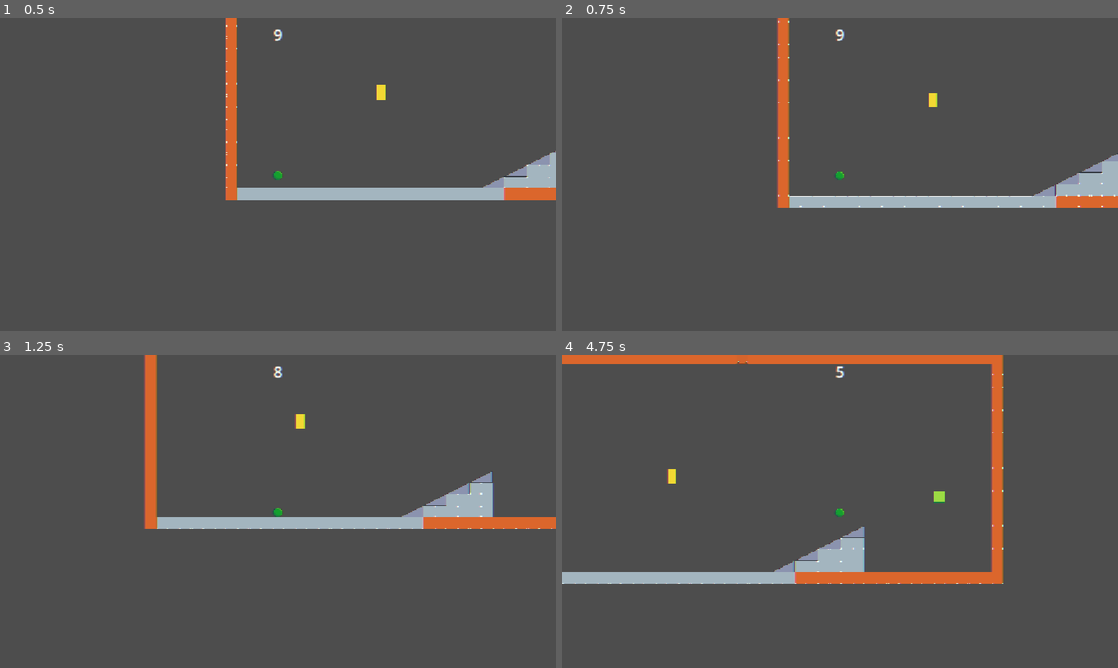
Above: before the commit, frames 1-4 (two rows, left to right).
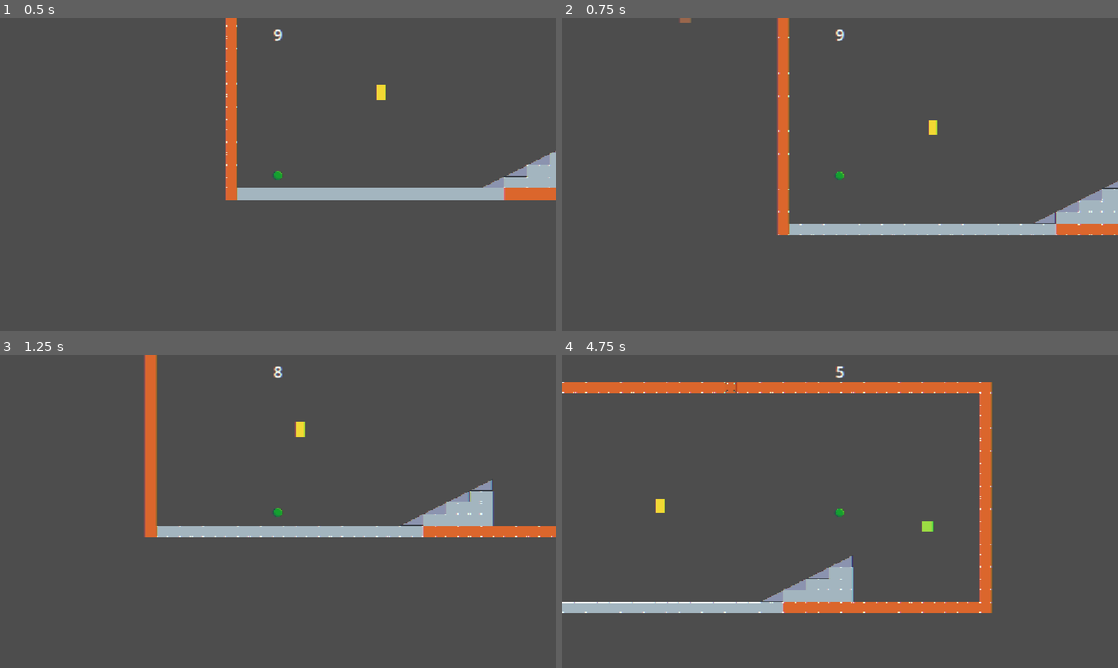
Above: after the commit, the same moments.

Repository: swan-eternal/clockwork
Game: Godot game, scene res://scenes/levels/L3.tscn
Two runs of this game, one before a commit and one after it. Both use one fixed random seed, a clock stepped at 60 frames per second and the inputs below. This scene is started directly instead of the project's main scene.
Inputs:
- Up to frame 1 (0.5 s): no input
- Up to frame 2 (0.75 s): tap Enter (ui_accept) at 0.5 s; hold Right (ui_right) from 0.53 s (still down)
- Up to frame 3 (1.25 s): keep holding Right (ui_right); tap Enter (ui_accept) at 0.77 s
- Up to frame 4 (4.75 s): tap Enter (ui_accept) at 1.52, 3.02, 3.77, 4.52 s; release Right (ui_right) at 2.03 s; hold Left (ui_left) 2.03-2.78 s; hold Right (ui_right) 2.78-4.28 s; hold Left (ui_left) from 4.28 s (still down)

Frame 1 is identical in both runs. In frame 2, 6.4% of the frame differs, in the area x 21-100%, y 0-70%; in frame 3, 4.9%; in frame 4, 16%, in the area x 0-80%, y 0-83%.

Commit message:
Add parallax background to L3 (standalone scene, template change missed it)
Unlike L1/L2/L4 which inherit from scenes/level_template.tscn, L3.tscn is a standalone copy — it has a full set of inline nodes (TileMapLayer, Flag, Player, ClockUI, etc.) with no instance= reference to the template. So the parallax-background nodes I added to the template didn't propagate to L3 on re-export.

Same ParallaxBackground -> ParallaxLayer (motion_scale 0.4) -> Sprite2D structure inlined here, using the same AlexZelnitskiyBG.png texture (id 10_bg to avoid clashing with L3's existing id 9_level / 9_xs0jc). The real long-term fix would be to refactor L3 into an inherited scene too, but that's out of scope for the last tweak.

Diff:
--- a/scenes/levels/L3.tscn
+++ b/scenes/levels/L3.tscn
@@ -9,9 +9,21 @@
 [ext_resource type="PackedScene" path="res://scenes/pause_menu.tscn" id="8_a3ng0"]
 [ext_resource type="Script" uid="uid://b8px15fmkadhi" path="res://scripts/level.gd" id="9_level"]
 [ext_resource type="PackedScene" uid="uid://cw7lam2x4pq1a" path="res://scenes/platform.tscn" id="9_xs0jc"]
+[ext_resource type="CompressedTexture2D" uid="uid://1taiedjl8wf8" path="res://assets/sprites/background/AlexZelnitskiyBG.png" id="10_bg"]
 
 [node name="Main" type="Node2D" unique_id=2143881974]
 script = ExtResource("9_level")
+next_level_path = "res://scenes/levels/L4.tscn"
+
+[node name="ParallaxBackground" type="ParallaxBackground" parent="."]
+
+[node name="ParallaxLayer" type="ParallaxLayer" parent="ParallaxBackground"]
+motion_scale = Vector2(0.4, 0.4)
+
+[node name="Background" type="Sprite2D" parent="ParallaxBackground/ParallaxLayer"]
+texture = ExtResource("10_bg")
+centered = true
+scale = Vector2(2.5, 2.5)
 
 [node name="TileMapLayer" type="TileMapLayer" parent="." unique_id=1274424758]
 texture_filter = 1
@@ -24,6 +36,7 @@
 
 [node name="Player" parent="." unique_id=1932304678 instance=ExtResource("4_ckw4e")]
 position = Vector2(400, 324)
+JUMP_VELOCITY = -370.0
 
 [node name="ClockUI" parent="." unique_id=743016643 instance=ExtResource("5_rbbln")]
 
